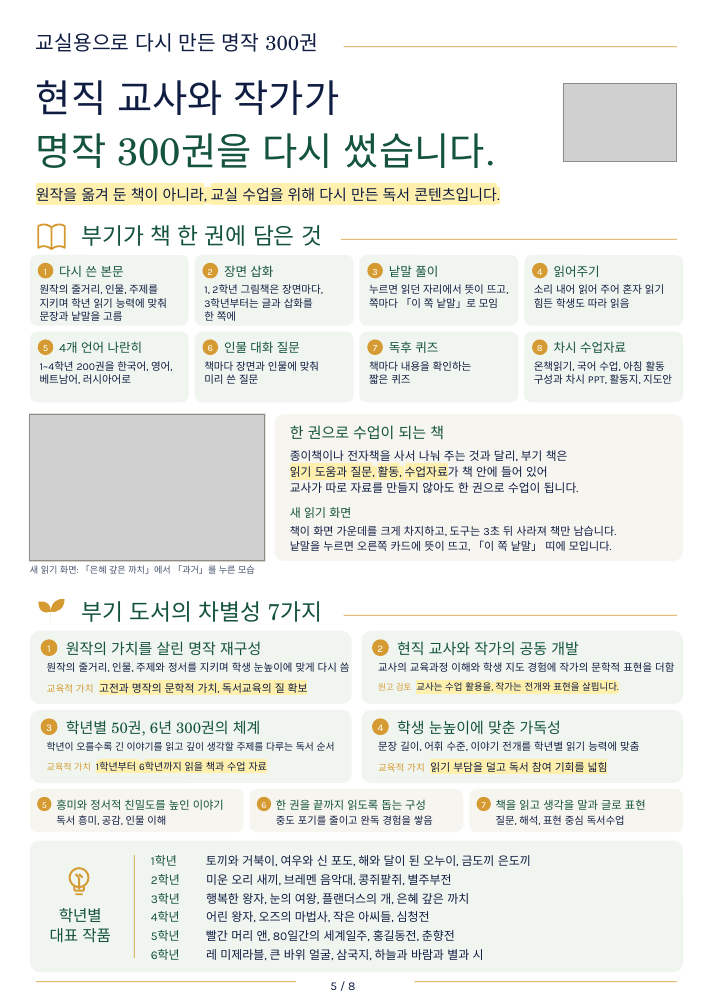
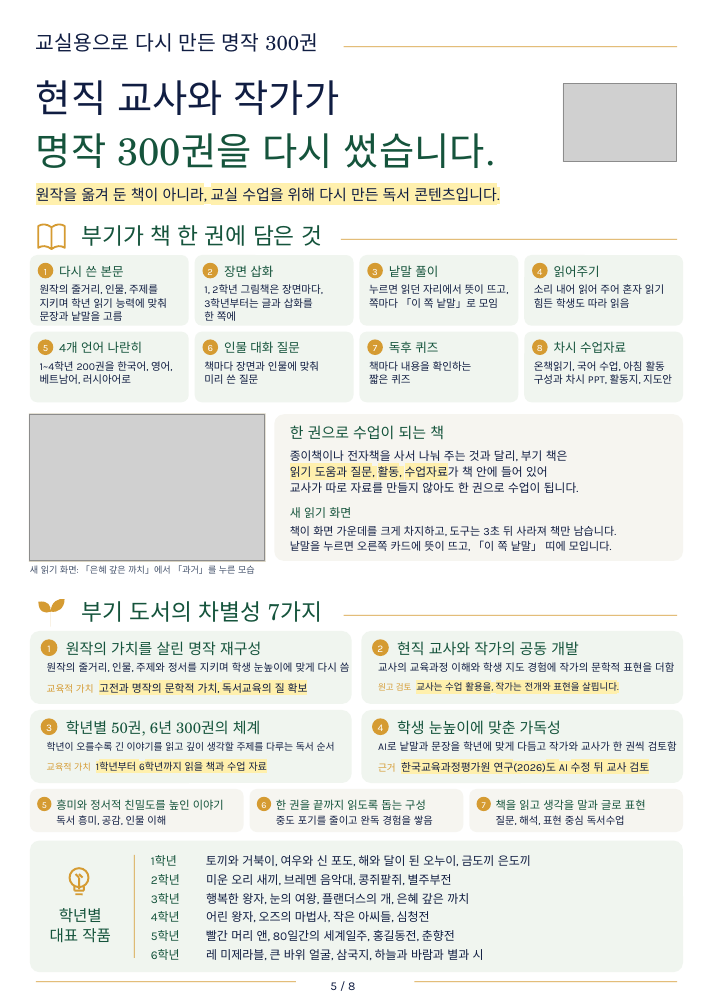
Before and after one commit to legoschool/bookie-test, a slide deck: slide 6 of promo/dl/brochure/bookie-complete-9p-edit.pptx. Drawn at 713x1008 pixels with LibreOffice and Linux fonts; fonts in the diff are those of the drawing; grey boxes stand for pictures. Boxes give left, top, right and bottom in pixels: in the first picture for what was removed or moved away, otherwise in the second. Text is boxed around its words. In the diff, an @@ line names an element or a change of style, - is before the commit and + after.

```diff
--- a/promo/dl/brochure/bookie-complete-9p-edit.pptx
+++ b/promo/dl/brochure/bookie-complete-9p-edit.pptx
@@ text at <box>378,741,677,751</box>: text changed @@
-문장 길이, 어휘 수준, 이야기 전개를 학년별 읽기 능력에 맞춤
+AI로 낱말과 문장을 학년에 맞게 다듬고 작가와 교사가 한 권씩 검토함
@@ text at <box>378,760,649,775</box>: text changed @@
-교육적 가치 읽기 부담을 덜고 독서 참여 기회를 넓힘
+근거 한국교육과정평가원 연구(2026)도 AI 수정 뒤 교사 검토
```
Also in this commit, not shown: 5 other files.
